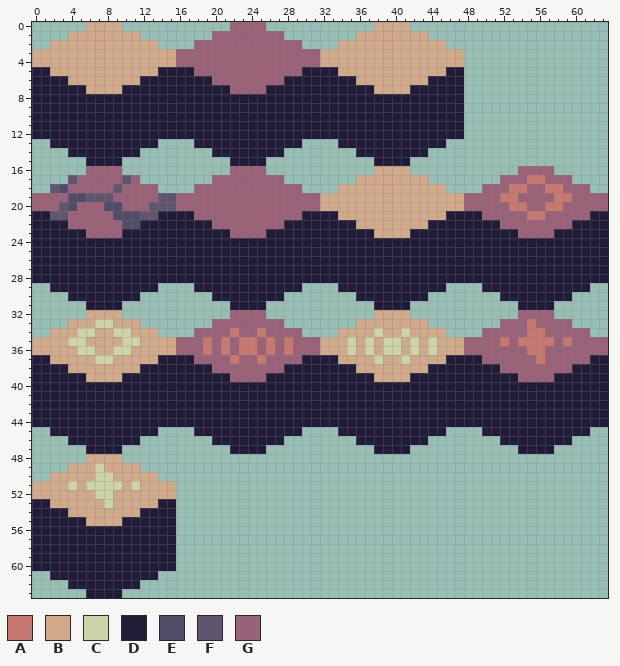
Edited in one commit: pixel-art sprite (sprites/grid_tiles.png). The picture above is the old version.
The file is 64x64 pixels.
Palette (. is transparent): A #c7786f  B #cfa98a  C #cdd4a5  D #211d38  E #504c67  F #60556e  G #9a6278
Pixels before (only the part around the change), first column x 0:
 0 ......BBBB............GGG
 1 ....BBBBBBBB........GGGGG
 2 ..BBBBBBBBBBBB....GGGGGGG
 3 BBBBBBBBBBBBBBBBGGGGGGGGG
 4 BBBBBBBBBBBBBBBBGGGGGGGGG
 5 DDBBBBBBBBBBBBDDDDGGGGGGG
 6 DDDDBBBBBBBBDDDDDDDDGGGGG
 7 DDDDDDBBBBDDDDDDDDDDDDGGG
 8 DDDDDDDDDDDDDDDDDDDDDDDDD
 9 DDDDDDDDDDDDDDDDDDDDDDDDD
10 DDDDDDDDDDDDDDDDDDDDDDDDD
11 DDDDDDDDDDDDDDDDDDDDDDDDD
Once edited:
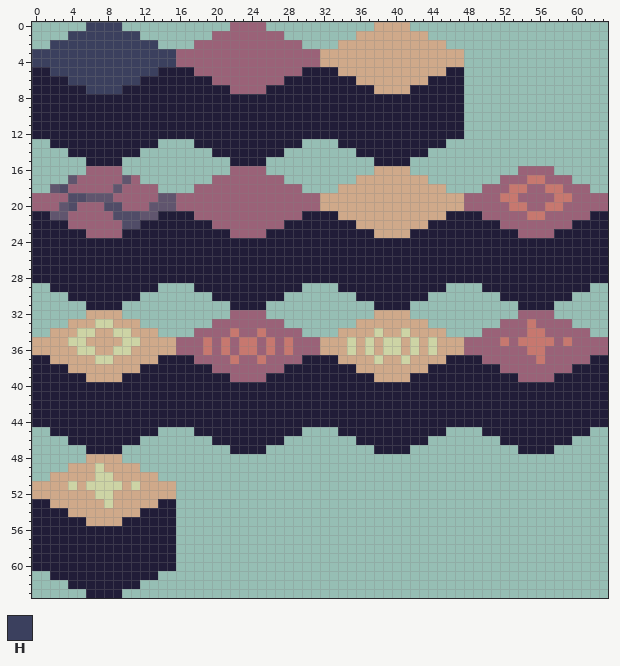
Colours new in this view: H #3b405e
The edit:
Changed rows in their new state; - is an unchanged pixel.
first column x 0:
 0 ------HHHH------
 1 ----HHHHHHHH----
 2 --HHHHHHHHHHHH--
 3 HHHHHHHHHHHHHHHH
 4 HHHHHHHHHHHHHHHH
 5 --HHHHHHHHHHHH--
 6 ----HHHHHHHH----
 7 ------HHHH------
